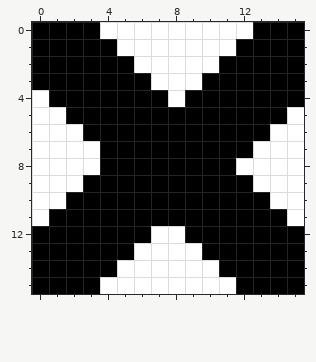
A pixel-art sprite gets an edit: src/assets/del.png. That is the earlier state.
The file is 16x16 pixels.
Now the later version:
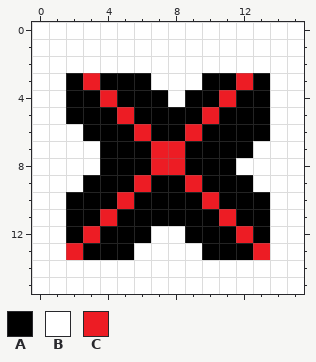
Palette (. is transparent): A #000000  B #ffffff  C #ed1c24
Changes in this commit:
The edit turns colour A into colour B in row 0 at x 0 to 3 and 13 to 15; in row 1 at x 0 to 4 and 12 to 15; in row 2 at x 0 to 5 and 11 to 15; in row 3 at x 0 to 1 and 14 to 15; in row 4 at x 1 and 14 to 15; in row 5 at x 14.
The edit turns colour A into colour B in row 11 at x 1 and 14; in rows 12 to 13 at x 0 to 1 and 14 to 15; in row 14 at x 0 to 4 and 11 to 15; in row 15 at x 0 to 3 and 12 to 15.
The edit turns colour A into colour C in row 3 at x 3 and 12; in row 4 at x 4 and 11; in row 5 at x 5 and 10; in row 6 at x 6 and 9; in rows 7 to 8 at x 7 to 8; in row 9 at x 6 and 9.
The edit turns colour A into colour C in row 10 at x 5 and 10; in row 11 at x 4 and 11; in row 12 at x 3 and 12; in row 13 at x 2 and 13.
